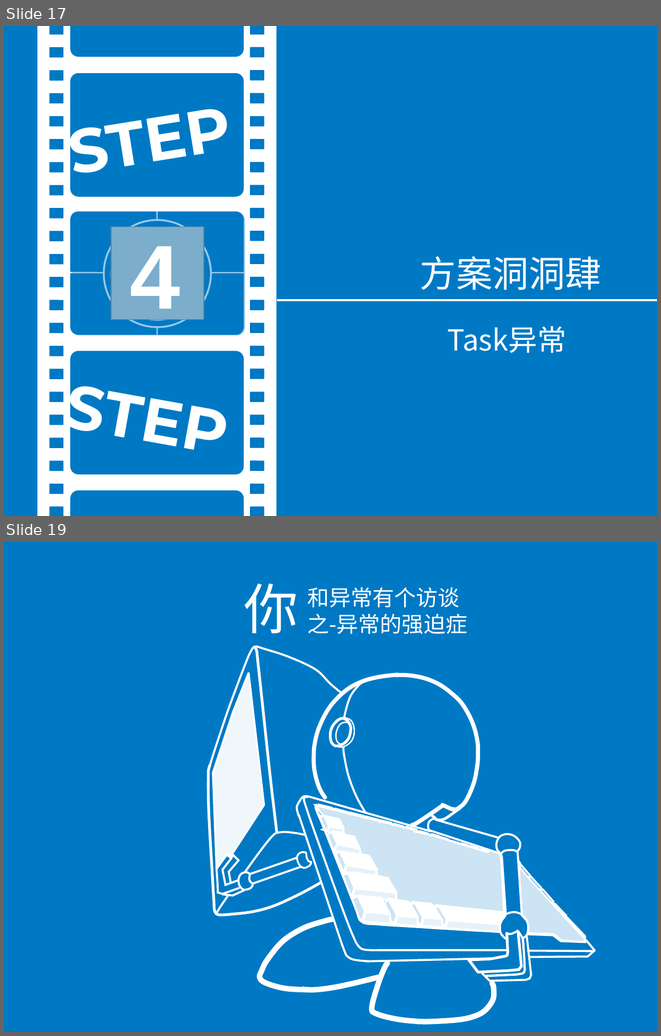
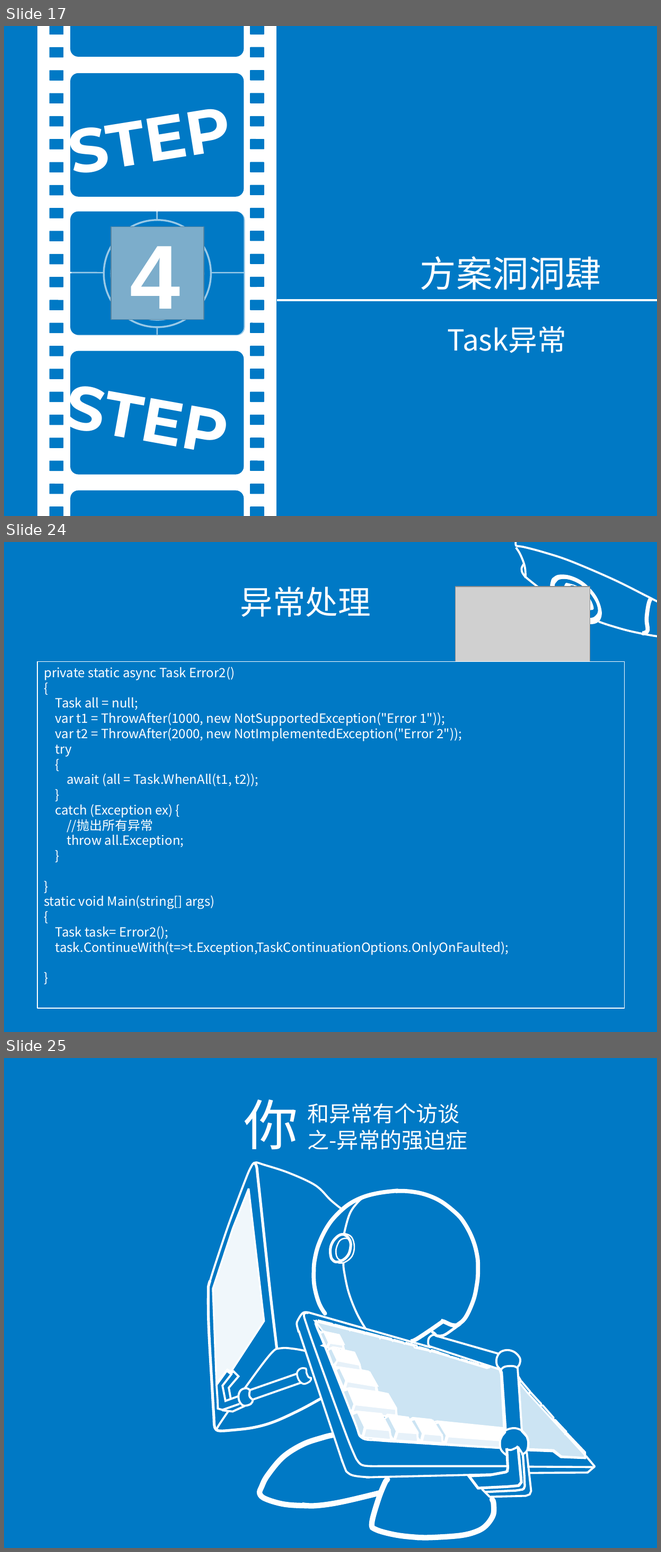
Before and after one commit to fuhaih/MyDiary, a slide deck: ppt/exception.ppt. Shown one above the other, each under a label of ours: slides 17 and 19 before the commit, slides 17, 24 and 25 after it; the slides between them are not shown. The pictures are 661x1036 and 661x1552 pixels, drawn with LibreOffice and Linux fonts; fonts in the diff are those of the drawing; grey boxes stand for pictures. Boxes give left, top, right and bottom in pixels: in the first picture for what was removed or moved away, otherwise in the second. Text is boxed around its words. In the diff, an @@ line names an element or a change of style, - is before the commit and + after.

```diff
--- a/ppt/exception.ppt
+++ b/ppt/exception.ppt
@@ slide 24 added at (4,542,657,1032), background #0079C5 @@
@@ freeform shape added at (515,542,657,609), outline #FFFFFF 2.24 pt @@
@@ freeform shape added at (516,548,526,579), outline #FFFFFF 2.24 pt @@
@@ freeform shape added at (599,542,657,637), outline #FFFFFF 2.24 pt @@
@@ freeform shape added at (521,564,555,599), outline #FFFFFF 2.24 pt @@
@@ text added at (240,587,371,617), 36 pt, text #FFFFFF @@
+异常处理
@@ picture added at (455,587,590,702) @@
@@ freeform shape added at (550,575,601,624), fill #FFFFFF, outline #FFFFFF 2.01 pt @@
@@ freeform shape added at (555,580,597,617), fill #0079C5, outline #0079C5 2.01 pt @@
@@ freeform shape added at (564,582,593,610), fill #FFFFFF @@
@@ freeform shape added at (569,585,590,606), fill #0079C5 @@
@@ freeform shape added at (642,598,651,633), outline #FFFFFF 4.51 pt @@
@@ rectangle added at (37,661,624,1008), fill #0079C5, outline #FFFFFF 0.74 pt, 14 pt, text #FFFFFF @@
+private static async Task Error2()
+{
+Task all = null;
+var t1 = ThrowAfter(1000, new NotSupportedException("Error 1"));
+var t2 = ThrowAfter(2000, new NotImplementedException("Error 2"));
+try
+{
+await (all = Task.WhenAll(t1, t2));
+}
+catch (Exception ex) {
+//抛出所有异常
+throw all.Exception;
+}
+}
+static void Main(string[] args)
+{
+Task task= Error2();
+task.ContinueWith(t=>t.Exception,TaskContinuationOptions.OnlyOnFaulted);
+}
@@ what was slide 19 is now slide 25 @@
```
Also in this commit, not shown: 4 slides changed, 7 other slides added, 2 slides removed, 1 other file.
